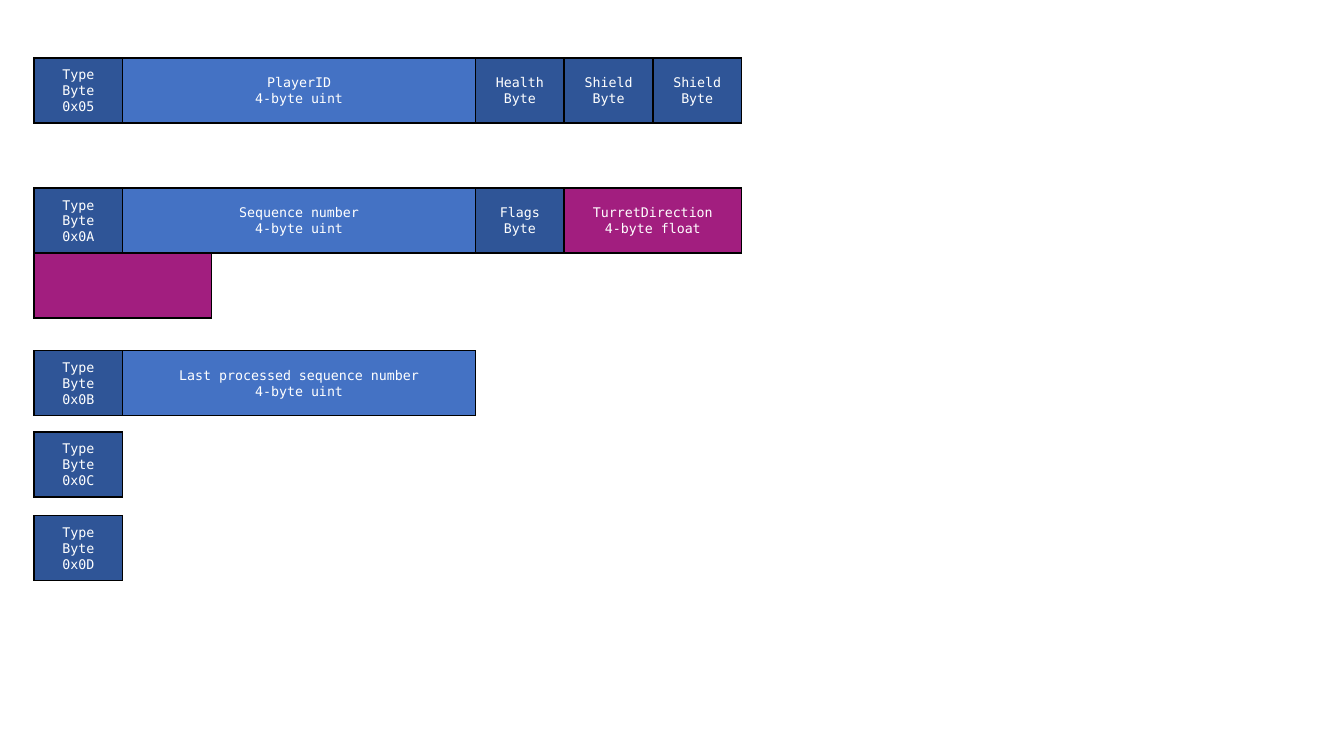
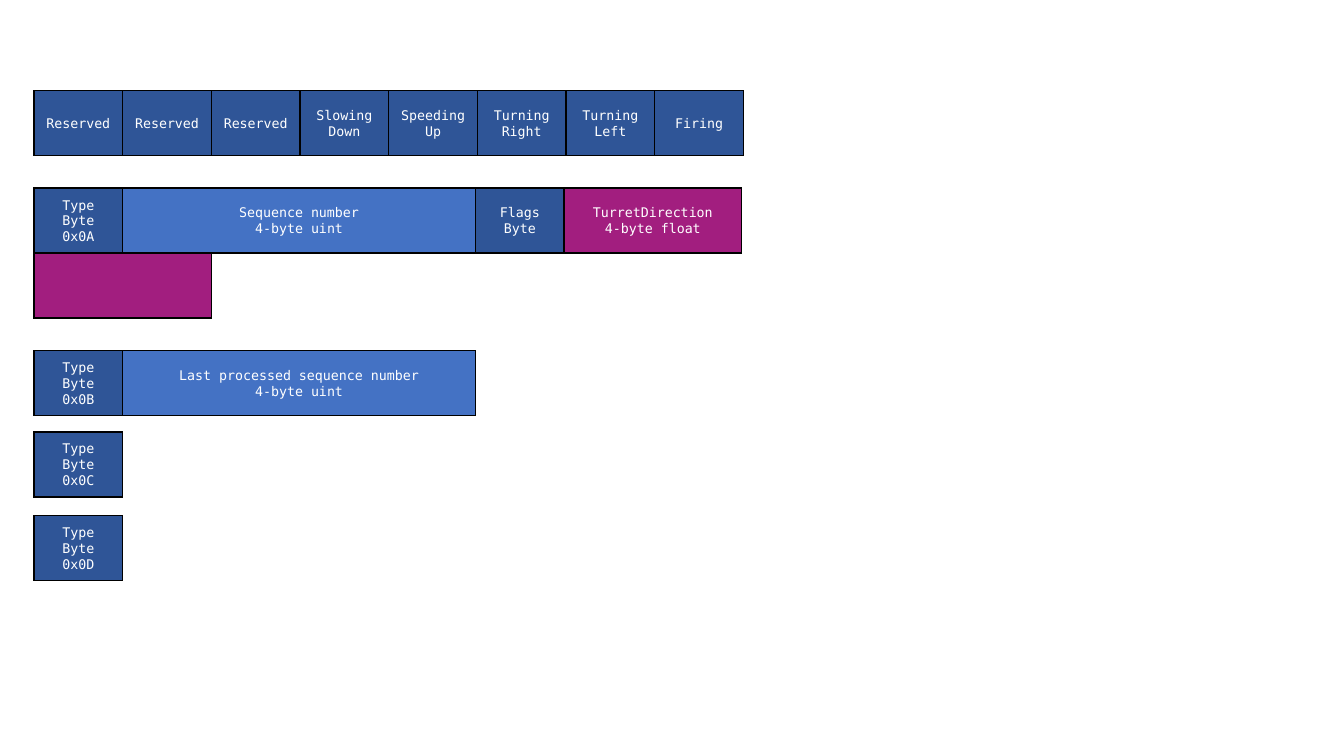
Before and after one commit to DanielSharp01/NeonTDS, a slide deck: slide 6 of Byte based diagrams.pptx (slide 5 before the commit). Drawn at 1344x756 pixels with LibreOffice and Linux fonts; fonts in the diff are those of the drawing. Boxes give left, top, right and bottom in pixels: in the first picture for what was removed or moved away, otherwise in the second. Text is boxed around its words. In the diff, an @@ line names an element or a change of style, - is before the commit and + after.

```diff
--- a/Byte based diagrams.pptx
+++ b/Byte based diagrams.pptx
@@ rectangle removed at box(34, 57, 123, 122) @@
-Type
-Byte
-0x05
@@ rectangle removed at box(123, 57, 476, 122) @@
-PlayerID
-4-byte uint
@@ rectangle removed at box(476, 57, 565, 122) @@
-Health
-Byte
@@ rectangle removed at box(565, 57, 653, 122) @@
-Shield
-Byte
@@ rectangle removed at box(653, 57, 742, 122) @@
-Shield
-Byte
@@ group added at box(34, 91, 744, 155): 8 rectangles @@
+Reserved
+Reserved
+Reserved
+Firing
+Turning
+Right
+Turning
+Left
+Slowing
+Down
+Speeding
+Up
```
Also in this commit, not shown: 1 slide added.
